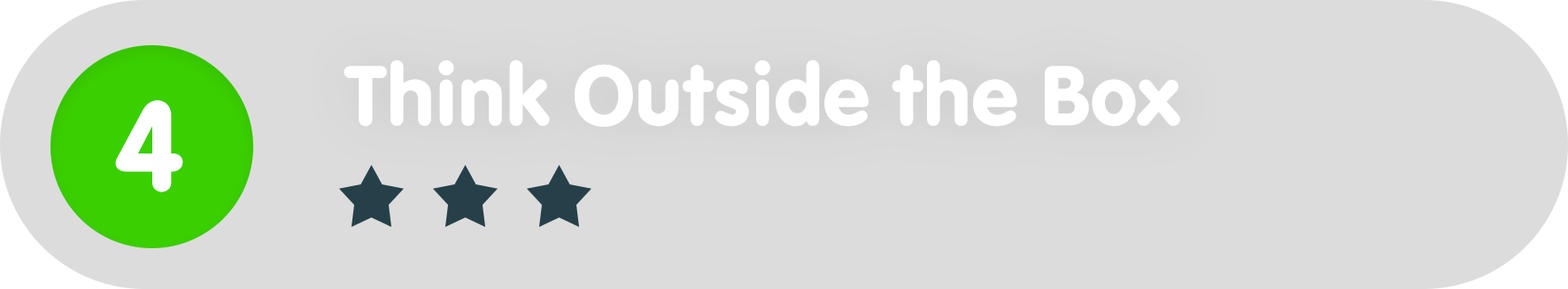
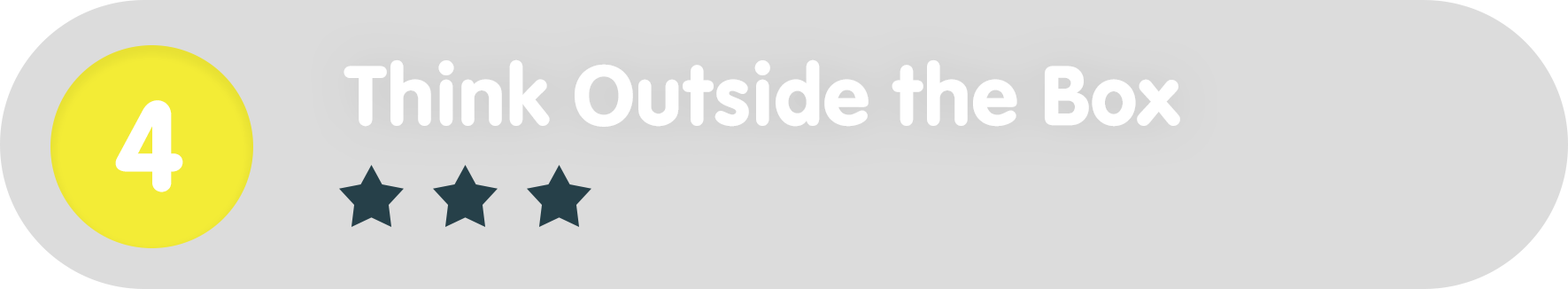
Revision of a layered 1568×289 image; what changed, layer by layer:
painted on "Ellipse_green" over (x1=50, y1=45, x2=254, y2=248)
